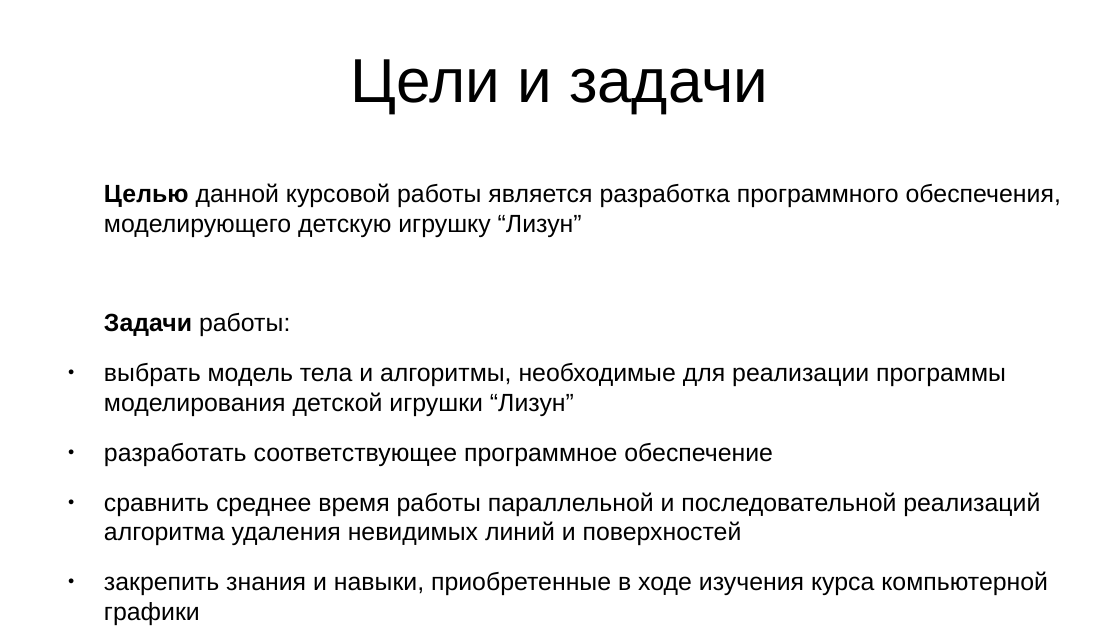
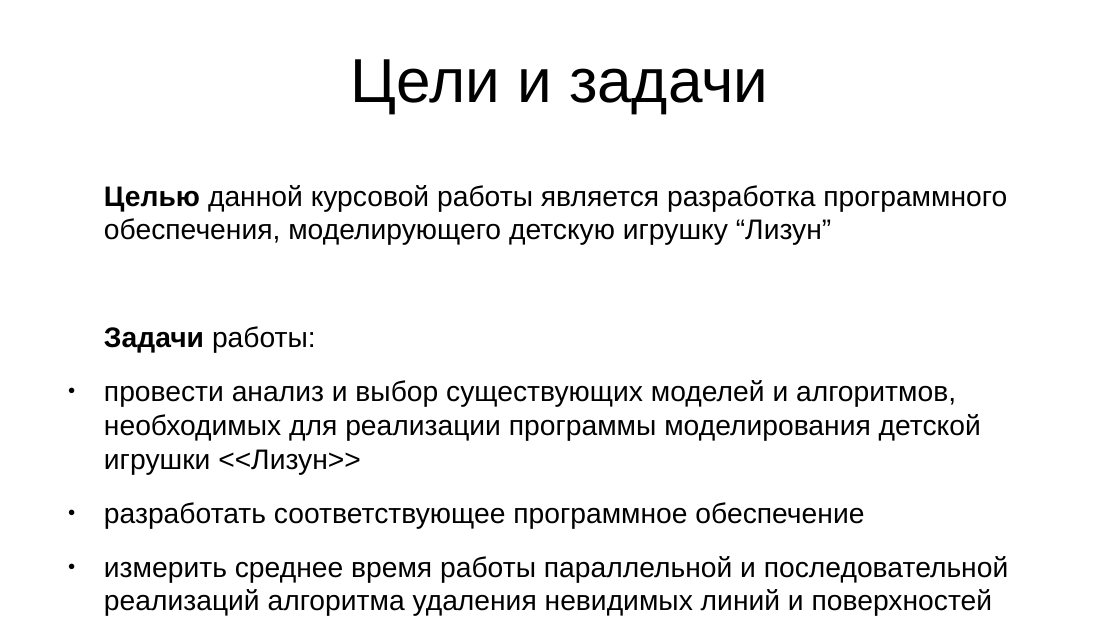
Before and after one commit to agarmirus/slime_toy_course_project, a slide deck: slide 2 of docs/pres/pres.odp. Drawn at 1120x630 pixels with LibreOffice and Linux fonts; fonts in the diff are those of the drawing. Boxes give left, top, right and bottom in pixels: in the first picture for what was removed or moved away, otherwise in the second. Text is boxed around its words. In the diff, an @@ line names an element or a change of style, - is before the commit and + after.

```diff
--- a/docs/pres/pres.odp
+++ b/docs/pres/pres.odp
@@ text at (x1=104, y1=185, x2=1007, y2=529): size 17.6 to 20 pt in "Целью данной курсовой работы является разработка программног ...", "Задачи работы:", "разработать соответствующее программное обеспечение" @@
@@ text at (x1=104, y1=380, x2=981, y2=475): text changed; size 17.6 to 20 pt @@
-● выбрать модель тела и алгоритмы, необходимые для реализации программы моделирования детской игрушки “Лизун”
+● провести анализ и выбор существующих моделей и алгоритмов, необходимых для реализации программы моделирования детской игрушки <<Лизун>>
@@ text at (x1=104, y1=556, x2=1008, y2=616): text changed; size 17.6 to 20 pt @@
-● сравнить среднее время работы параллельной и последовательной реализаций алгоритма удаления невидимых линий и поверхностей
-● закрепить знания и навыки, приобретенные в ходе изучения курса компьютерной графики
+● измерить среднее время работы параллельной и последовательной реализаций алгоритма удаления невидимых линий и поверхностей
```
Also in this commit, not shown: 1 other slide changed, 18 other files.
